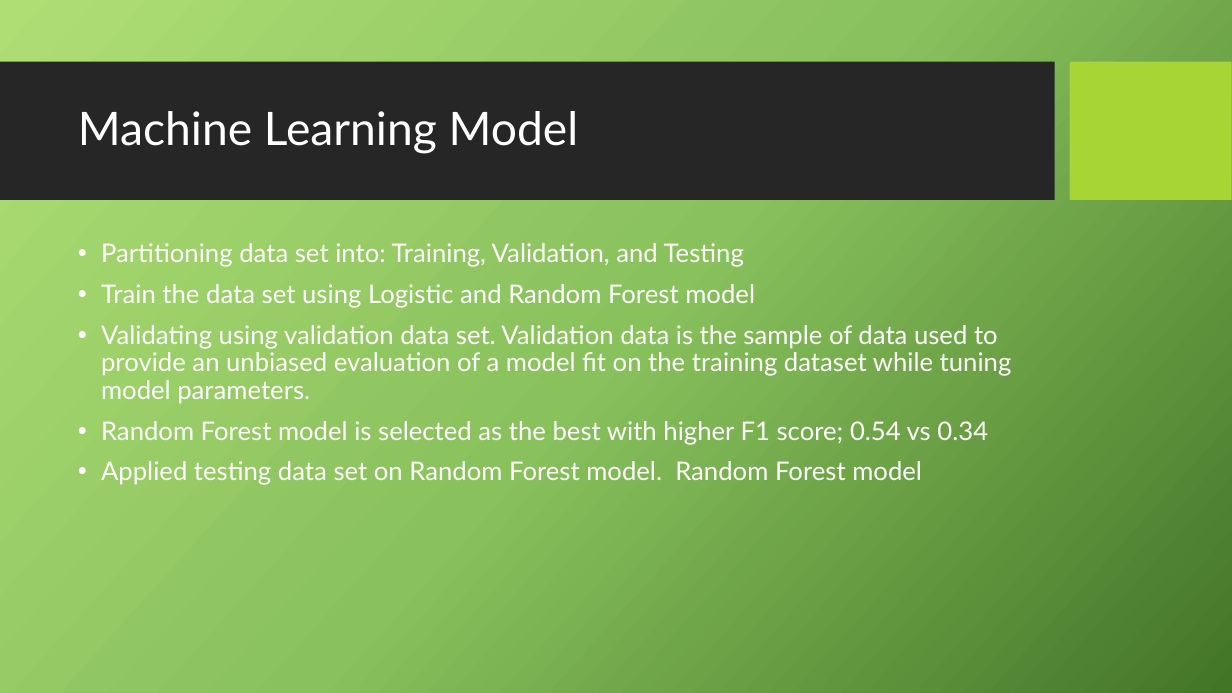
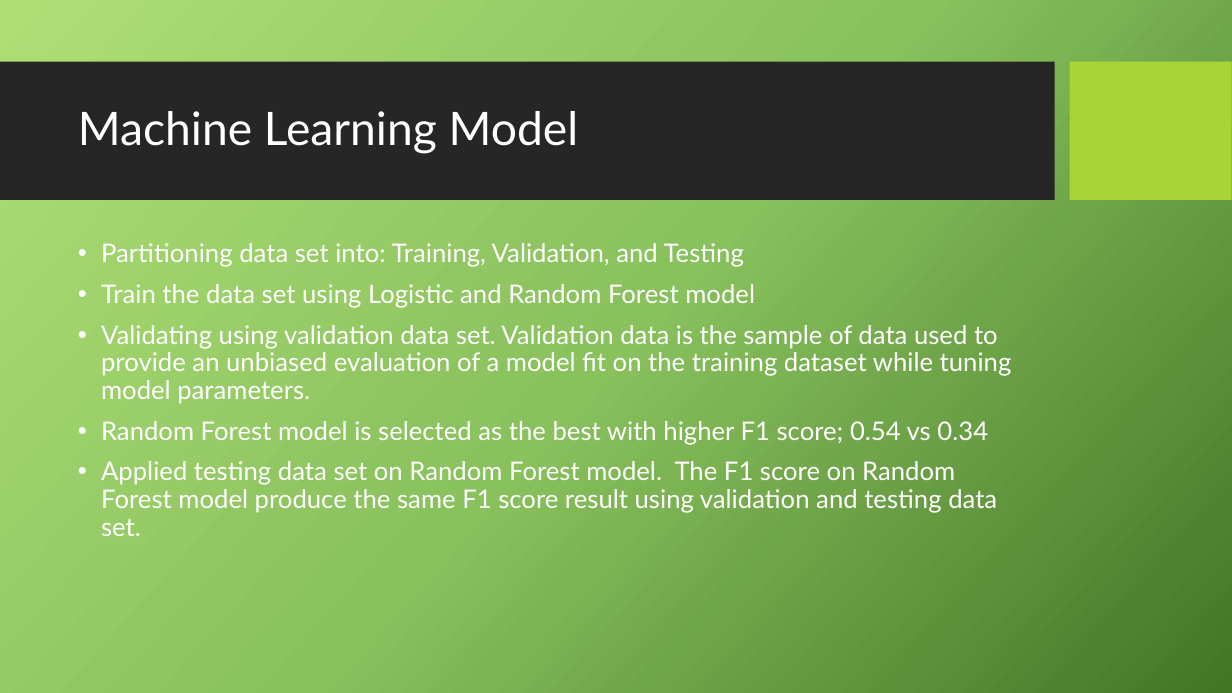
Before and after one commit to mybirdnest/CapStone, a slide deck: slide 7 of CapStoneFinalPresentation.pptx. Drawn at 1232x693 pixels with LibreOffice and Linux fonts; fonts in the diff are those of the drawing; background and template pictures are left out. Boxes give left, top, right and bottom in pixels: in the first picture for what was removed or moved away, otherwise in the second. Text is boxed around its words. In the diff, an @@ line names an element or a change of style, - is before the commit and + after.

```diff
--- a/CapStoneFinalPresentation.pptx
+++ b/CapStoneFinalPresentation.pptx
@@ text at (101, 461, 997, 536): text changed @@
-• Applied testing data set on Random Forest model. Random Forest model
+• Applied testing data set on Random Forest model. The F1 score on Random Forest model produce the same F1 score result using validation and testing data set.
```
Also in this commit, not shown: 1 other slide changed, 2 other files.
